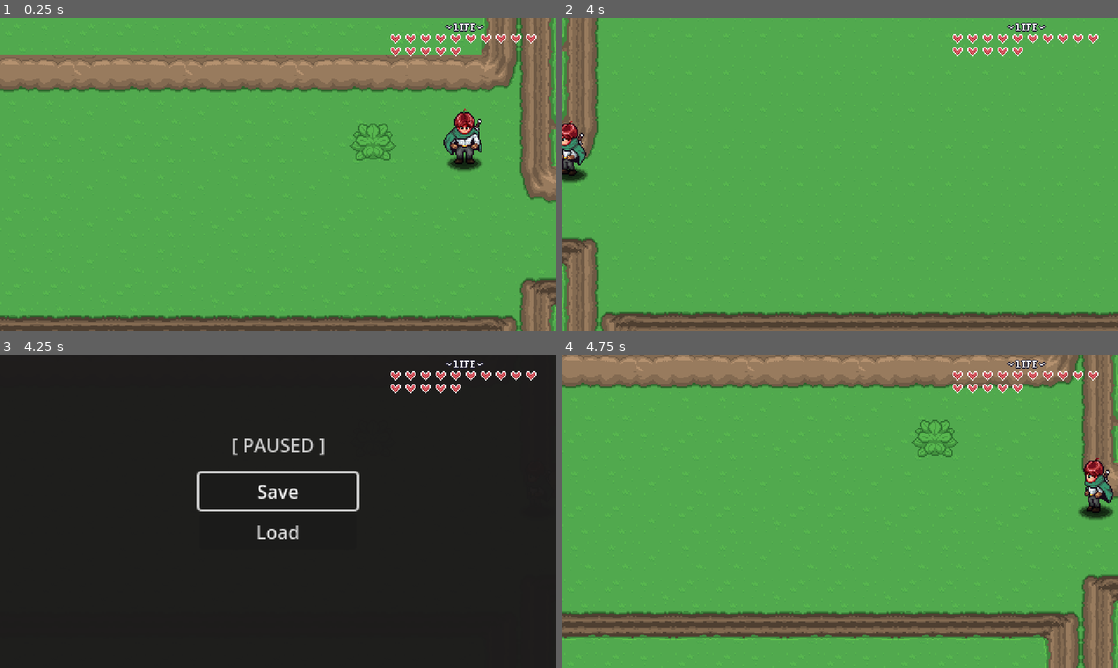
Above: before the commit, frames 1-4 (two rows, left to right).
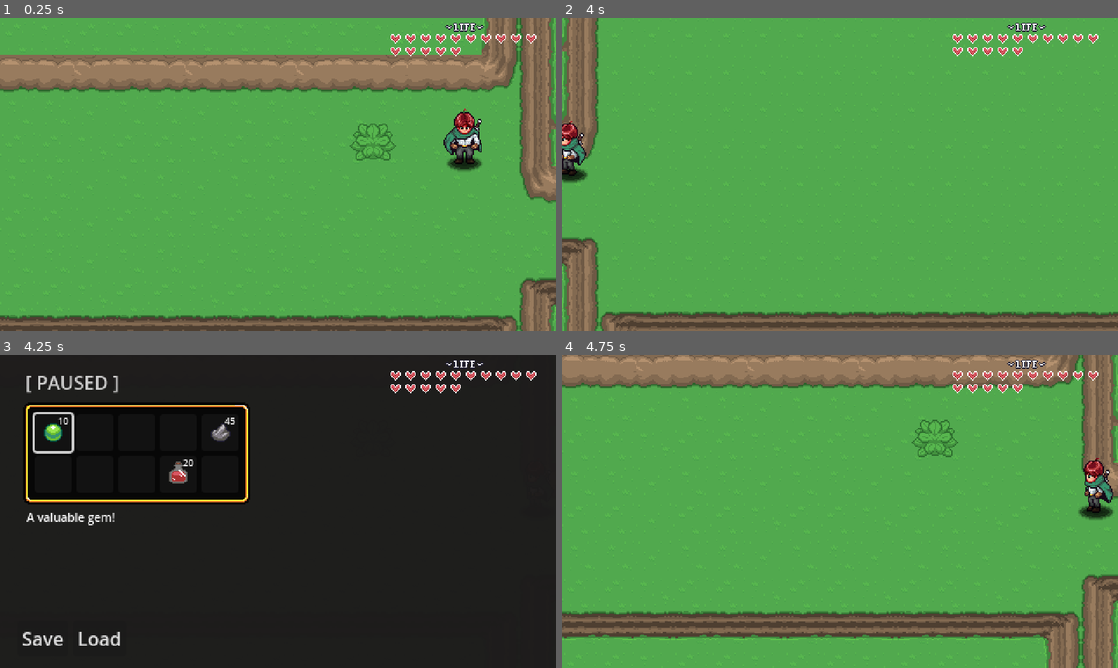
Above: after the commit, the same moments.

Repository: utwoo/Godot-AARPG
Game: Godot game, scene res://Levels/Area01/01.tscn
Same seed, same stepped clock (60 frames per second), same inputs: the game is played once before the commit and once after it.
Inputs:
- Up to frame 1 (0.25 s): no input
- Up to frame 2 (4 s): hold Right (right) 0.53-1.28 s; hold Z (attack) 0.53-1.28 s; hold Down (down) 1.28-2.03 s; tap Z (attack) at 1.35, 2.85 s; hold Right (right) 2.03-2.78 s; hold Z (attack) 2.03-2.78 s; hold Up (up) 2.78-3.53 s; hold Left (left) from 3.53 s (still down); hold Z (attack) from 3.53 s (still down)
- Up to frame 3 (4.25 s): keep holding Left (left); keep holding Z (attack); tap Escape (pause) at 4.15 s
- Up to frame 4 (4.75 s): release Left (left) at 4.25 s; release Z (attack) at 4.25 s; click "Save" at 4.25 s

Frames 1-2 are identical in both runs. In frame 3, 4.4% of the frame differs, in the area x 4-65%, y 6-93%; in frame 4, nothing differs.

Commit message:
Chapter 16: Inventory #1

Diff:
--- /dev/null
+++ b/GUI/PauseMenu/inventory/inventory_slot.tscn
@@ -0,0 +1,31 @@
+[gd_scene load_steps=4 format=3 uid="uid://dhyodb856cgdo"]
+
+[ext_resource type="Texture2D" uid="uid://drqco1llx6btu" path="res://Items/sprites/items.png" id="1_b3cmb"]
+[ext_resource type="Script" uid="uid://eta4m5naodmv" path="res://GUI/PauseMenu/inventory/scripts/inventory_slot_ui.gd" id="1_oyeco"]
+
+[sub_resource type="AtlasTexture" id="AtlasTexture_oyeco"]
+atlas = ExtResource("1_b3cmb")
+region = Rect2(0, 0, 32, 32)
+
+[node name="InventorySlot" type="Button"]
+custom_minimum_size = Vector2(32, 32)
+offset_right = 32.0
+offset_bottom = 32.0
+script = ExtResource("1_oyeco")
+
+[node name="TextureRect" type="TextureRect" parent="."]
+custom_minimum_size = Vector2(32, 32)
+layout_mode = 0
+offset_right = 32.0
+offset_bottom = 32.0
+texture = SubResource("AtlasTexture_oyeco")
+stretch_mode = 3
+
+[node name="Label" type="Label" parent="."]
+layout_mode = 0
+offset_left = 3.0
+offset_right = 30.0
+offset_bottom = 30.0
+theme_override_font_sizes/font_size = 8
+text = "99"
+horizontal_alignment = 2
--- /dev/null
+++ b/GUI/PauseMenu/inventory/player_inventory.tres
@@ -0,0 +1,30 @@
+[gd_resource type="Resource" script_class="InventoryData" load_steps=9 format=3 uid="uid://c41040a0souiw"]
+
+[ext_resource type="Script" uid="uid://es30uchsg3hi" path="res://GUI/PauseMenu/inventory/scripts/inventory_data.gd" id="1_tdj13"]
+[ext_resource type="Script" uid="uid://cshfsxklayaam" path="res://GUI/PauseMenu/inventory/scripts/slot_data.gd" id="2_woyka"]
+[ext_resource type="Resource" uid="uid://bedqtc5g48wpg" path="res://Items/gem.tres" id="3_woyka"]
+[ext_resource type="Resource" uid="uid://b6nsag456x00t" path="res://Items/stone.tres" id="4_8s5xh"]
+[ext_resource type="Resource" uid="uid://bpfit3tnwae6r" path="res://Items/potion.tres" id="5_86yyu"]
+
+[sub_resource type="Resource" id="Resource_shxw2"]
+script = ExtResource("2_woyka")
+item_data = ExtResource("3_woyka")
+quantity = 10
+metadata/_custom_type_script = "uid://cshfsxklayaam"
+
+[sub_resource type="Resource" id="Resource_4j2lk"]
+script = ExtResource("2_woyka")
+item_data = ExtResource("4_8s5xh")
+quantity = 45
+metadata/_custom_type_script = "uid://cshfsxklayaam"
+
+[sub_resource type="Resource" id="Resource_xgdpb"]
+script = ExtResource("2_woyka")
+item_data = ExtResource("5_86yyu")
+quantity = 20
+metadata/_custom_type_script = "uid://cshfsxklayaam"
+
+[resource]
+script = ExtResource("1_tdj13")
+slots = Array[ExtResource("2_woyka")]([SubResource("Resource_shxw2"), null, null, null, SubResource("Resource_4j2lk"), null, null, null, SubResource("Resource_xgdpb"), null])
+metadata/_custom_type_script = "uid://es30uchsg3hi"
--- /dev/null
+++ b/GUI/PauseMenu/inventory/scripts/inventory_data.gd
@@ -0,0 +1,7 @@
+class_name InventoryData
+extends Resource
+
+@export var slots : Array[ SlotData ]
+
+func add_item():
+	pass
--- /dev/null
+++ b/GUI/PauseMenu/inventory/scripts/inventory_slot_ui.gd
@@ -0,0 +1,31 @@
+class_name InventorySlotUI
+extends Button
+
+var slot_data : SlotData : set = set_slot_data
+
+@onready var texture_rect : TextureRect = $TextureRect
+@onready var label : Label = $Label
+
+func _ready():
+	texture_rect.texture = null
+	label.text = ""
+	focus_entered.connect( item_focused )
+	focus_exited.connect( item_unfocused )
+
+func set_slot_data( value : SlotData ):
+	slot_data = value
+	if slot_data == null:
+		return
+
+	texture_rect.texture = slot_data.item_data.texture
+	label.text = str( slot_data.quantity )
+
+func item_focused():
+	if slot_data != null:
+		if slot_data.item_data != null:
+			PauseMenu.update_item_description( slot_data.item_data.description )
+	pass
+
+func item_unfocused():
+	PauseMenu.update_item_description("")
+	pass
--- /dev/null
+++ b/GUI/PauseMenu/inventory/scripts/inventory_ui.gd
@@ -0,0 +1,25 @@
+class_name InventroyUI
+extends Node
+
+const INVENTORY_SLOT = preload("res://GUI/PauseMenu/inventory/inventory_slot.tscn")
+
+@export var data : InventoryData
+
+func _ready():
+	PauseMenu.shown.connect( update_inventory )
+	PauseMenu.hidden.connect( clear_inventory )
+	clear_inventory()
+	pass
+
+func clear_inventory():
+	for c in get_children():
+		c.queue_free()
+
+func update_inventory():
+	for s in data.slots:
+		var new_slot = INVENTORY_SLOT.instantiate()
+		add_child( new_slot )
+		new_slot.slot_data = s
+
+
+	get_child( 0 ).grab_focus()
--- /dev/null
+++ b/GUI/PauseMenu/inventory/scripts/slot_data.gd
@@ -0,0 +1,5 @@
+class_name SlotData
+extends Resource
+
+@export var item_data : ItemData
+@export var quantity : int = 0
--- a/GUI/PauseMenu/pause_menu.gd
+++ b/GUI/PauseMenu/pause_menu.gd
@@ -1,7 +1,11 @@
 extends CanvasLayer
 
-@onready var button_save = $VBoxContainer/ButtonSave
-@onready var button_load = $VBoxContainer/ButtonLoad
+signal shown
+signal hidden
+
+@onready var button_save : Button = $Control/HBoxContainer/ButtonSave
+@onready var button_load : Button = $Control/HBoxContainer/ButtonLoad
+@onready var item_description : Label = $Control/ItemDescription
 
 var is_paused : bool = false
 
@@ -24,12 +28,13 @@
 	get_tree().paused = true
 	visible = true
 	is_paused = true
-	button_save.grab_focus()
+	shown.emit()
 
 func hide_pause_menu():
 	get_tree().paused = false
 	visible = false
 	is_paused = false
+	hidden.emit()
 
 func _on_save_pressed():
 	if is_paused == false:
@@ -47,3 +52,6 @@
 	await LevelManager.level_load_started
 	hide_pause_menu()
 	pass
+
+func update_item_description( next_text : String ):
+	item_description.text = next_text
--- a/GUI/PauseMenu/pause_menu.tscn
+++ b/GUI/PauseMenu/pause_menu.tscn
@@ -1,12 +1,40 @@
-[gd_scene load_steps=2 format=3 uid="uid://bbm18fuplaygr"]
+[gd_scene load_steps=8 format=3 uid="uid://bbm18fuplaygr"]
 
 [ext_resource type="Script" uid="uid://yvgfqc64lp60" path="res://GUI/PauseMenu/pause_menu.gd" id="1_2mjep"]
+[ext_resource type="Texture2D" uid="uid://drqco1llx6btu" path="res://Items/sprites/items.png" id="2_mqpij"]
+[ext_resource type="PackedScene" uid="uid://dhyodb856cgdo" path="res://GUI/PauseMenu/inventory/inventory_slot.tscn" id="3_5jsve"]
+[ext_resource type="Script" uid="uid://dglepan2q42d4" path="res://GUI/PauseMenu/inventory/scripts/inventory_ui.gd" id="3_cqli2"]
+[ext_resource type="Resource" uid="uid://c41040a0souiw" path="res://GUI/PauseMenu/inventory/player_inventory.tres" id="4_wvt6b"]
+
+[sub_resource type="AtlasTexture" id="AtlasTexture_2mjep"]
+atlas = ExtResource("2_mqpij")
+region = Rect2(96, 0, 32, 32)
+
+[sub_resource type="StyleBoxTexture" id="StyleBoxTexture_2mjep"]
+content_margin_left = 10.0
+content_margin_top = 10.0
+content_margin_right = 10.0
+content_margin_bottom = 10.0
+texture = SubResource("AtlasTexture_2mjep")
+texture_margin_left = 14.0
+texture_margin_top = 14.0
+texture_margin_right = 14.0
+texture_margin_bottom = 14.0
 
 [node name="PauseMenu" type="CanvasLayer"]
 process_mode = 3
 script = ExtResource("1_2mjep")
 
-[node name="ColorRect" type="ColorRect" parent="."]
+[node name="Control" type="Control" parent="."]
+layout_mode = 3
+anchors_preset = 15
+anchor_right = 1.0
+anchor_bottom = 1.0
+grow_horizontal = 2
+grow_vertical = 2
+
+[node name="ColorRect" type="ColorRect" parent="Control"]
+layout_mode = 1
 anchors_preset = 15
 anchor_right = 1.0
 anchor_bottom = 1.0
@@ -14,38 +42,93 @@
 grow_vertical = 2
 color = Color(0.14117648, 0.13333334, 0.13333334, 0.78431374)
 
-[node name="VBoxContainer" type="VBoxContainer" parent="."]
+[node name="Label" type="Label" parent="Control"]
+modulate = Color(1, 1, 1, 0.7882353)
+layout_mode = 1
 anchors_preset = 8
 anchor_left = 0.5
 anchor_top = 0.5
 anchor_right = 0.5
 anchor_bottom = 0.5
-offset_left = -68.0
-offset_top = -33.0
-offset_right = 68.0
-offset_bottom = 33.0
+offset_left = -218.0
+offset_top = -123.0
+offset_right = -137.0
+offset_bottom = -100.0
 grow_horizontal = 2
 grow_vertical = 2
+text = "[ PAUSED ]"
 
-[node name="ButtonSave" type="Button" parent="VBoxContainer"]
+[node name="ItemDescription" type="Label" parent="Control"]
+layout_mode = 0
+offset_left = 23.0
+offset_top = 133.0
+offset_right = 212.0
+offset_bottom = 202.0
+theme_override_font_sizes/font_size = 10
+autowrap_mode = 2
+
+[node name="PanelContainer" type="PanelContainer" parent="Control"]
+layout_mode = 0
+offset_left = 20.0
+offset_top = 41.0
+offset_right = 216.0
+offset_bottom = 129.0
+theme_override_styles/panel = SubResource("StyleBoxTexture_2mjep")
+
+[node name="GridContainer" type="GridContainer" parent="Control/PanelContainer"]
 layout_mode = 2
-text = "Save"
+columns = 5
+script = ExtResource("3_cqli2")
+data = ExtResource("4_wvt6b")
 
-[node name="ButtonLoad" type="Button" parent="VBoxContainer"]
+[node name="InventorySlot" parent="Control/PanelContainer/GridContainer" instance=ExtResource("3_5jsve")]
 layout_mode = 2
-text = "Load"
 
-[node name="Label" type="Label" parent="."]
-modulate = Color(1, 1, 1, 0.7882353)
+[node name="InventorySlot2" parent="Control/PanelContainer/GridContainer" instance=ExtResource("3_5jsve")]
+layout_mode = 2
+
+[node name="InventorySlot3" parent="Control/PanelContainer/GridContainer" instance=ExtResource("3_5jsve")]
+layout_mode = 2
+
+[node name="InventorySlot4" parent="Control/PanelContainer/GridContainer" instance=ExtResource("3_5jsve")]
+layout_mode = 2
+
+[node name="InventorySlot5" parent="Control/PanelContainer/GridContainer" instance=ExtResource("3_5jsve")]
+layout_mode = 2
+
+[node name="InventorySlot6" parent="Control/PanelContainer/GridContainer" instance=ExtResource("3_5jsve")]
+layout_mode = 2
+
+[node name="InventorySlot7" parent="Control/PanelContainer/GridContainer" instance=ExtResource("3_5jsve")]
+layout_mode = 2
+
+[node name="InventorySlot8" parent="Control/PanelContainer/GridContainer" instance=ExtResource("3_5jsve")]
+layout_mode = 2
+
+[node name="InventorySlot9" parent="Control/PanelContainer/GridContainer" instance=ExtResource("3_5jsve")]
+layout_mode = 2
+
+[node name="InventorySlot10" parent="Control/PanelContainer/GridContainer" instance=ExtResource("3_5jsve")]
+layout_mode = 2
+
+[node name="HBoxContainer" type="HBoxContainer" parent="Control"]
+layout_mode = 1
 anchors_preset = 8
 anchor_left = 0.5
 anchor_top = 0.5
 anchor_right = 0.5
 anchor_bottom = 0.5
-offset_left = -40.5
-offset_top = -69.5
-offset_right = 40.5
-offset_bottom = -46.5
+offset_left = -225.0
+offset_top = 94.0
+offset_right = -128.0
+offset_bottom = 125.0
 grow_horizontal = 2
 grow_vertical = 2
-text = "[ PAUSED ]"
+
+[node name="ButtonSave" type="Button" parent="Control/HBoxContainer"]
+layout_mode = 2
+text = "Save"
+
+[node name="ButtonLoad" type="Button" parent="Control/HBoxContainer"]
+layout_mode = 2
+text = "Load"
--- /dev/null
+++ b/Items/gem.tres
@@ -0,0 +1,15 @@
+[gd_resource type="Resource" script_class="ItemData" load_steps=4 format=3 uid="uid://bedqtc5g48wpg"]
+
+[ext_resource type="Script" uid="uid://de8atniolrm7" path="res://Items/scripts/item_data.gd" id="1_5ujwg"]
+[ext_resource type="Texture2D" uid="uid://drqco1llx6btu" path="res://Items/sprites/items.png" id="2_kvxp5"]
+
+[sub_resource type="AtlasTexture" id="AtlasTexture_yq8b3"]
+atlas = ExtResource("2_kvxp5")
+region = Rect2(0, 0, 32, 32)
+
+[resource]
+script = ExtResource("1_5ujwg")
+name = "Gem"
+description = "A valuable gem!"
+texture = SubResource("AtlasTexture_yq8b3")
+metadata/_custom_type_script = "uid://de8atniolrm7"
--- /dev/null
+++ b/Items/potion.tres
@@ -0,0 +1,15 @@
+[gd_resource type="Resource" script_class="ItemData" load_steps=4 format=3 uid="uid://bpfit3tnwae6r"]
+
+[ext_resource type="Script" uid="uid://de8atniolrm7" path="res://Items/scripts/item_data.gd" id="1_hw0jr"]
+[ext_resource type="Texture2D" uid="uid://drqco1llx6btu" path="res://Items/sprites/items.png" id="2_5vqjr"]
+
+[sub_resource type="AtlasTexture" id="AtlasTexture_t8xv6"]
+atlas = ExtResource("2_5vqjr")
+region = Rect2(32, 0, 32, 32)
+
+[resource]
+script = ExtResource("1_hw0jr")
+name = "Potion"
+description = "This red drink restore your health."
+texture = SubResource("AtlasTexture_t8xv6")
+metadata/_custom_type_script = "uid://de8atniolrm7"
--- /dev/null
+++ b/Items/scripts/item_data.gd
@@ -0,0 +1,5 @@
+class_name ItemData extends Resource
+
+@export var name : String = ""
+@export_multiline var description : String = ""
+@export var texture : Texture2D
--- /dev/null
+++ b/Items/stone.tres
@@ -0,0 +1,15 @@
+[gd_resource type="Resource" script_class="ItemData" load_steps=4 format=3 uid="uid://b6nsag456x00t"]
+
+[ext_resource type="Script" uid="uid://de8atniolrm7" path="res://Items/scripts/item_data.gd" id="1_mndqm"]
+[ext_resource type="Texture2D" uid="uid://drqco1llx6btu" path="res://Items/sprites/items.png" id="2_6sq6v"]
+
+[sub_resource type="AtlasTexture" id="AtlasTexture_gqhqt"]
+atlas = ExtResource("2_6sq6v")
+region = Rect2(64, 0, 32, 32)
+
+[resource]
+script = ExtResource("1_mndqm")
+name = "Stone"
+description = "Who doesn't love collecting rocks?"
+texture = SubResource("AtlasTexture_gqhqt")
+metadata/_custom_type_script = "uid://de8atniolrm7"
Not shown, added: GUI/PauseMenu/inventory/scripts/inventory_data.gd.uid
Not shown, added: GUI/PauseMenu/inventory/scripts/inventory_slot_ui.gd.uid
Not shown, added: GUI/PauseMenu/inventory/scripts/inventory_ui.gd.uid
Not shown, added: GUI/PauseMenu/inventory/scripts/slot_data.gd.uid
Not shown, added: Items/scripts/item_data.gd.uid
Binary file added: Items/sprites/items.png
Not shown, added: Items/sprites/items.png.import
